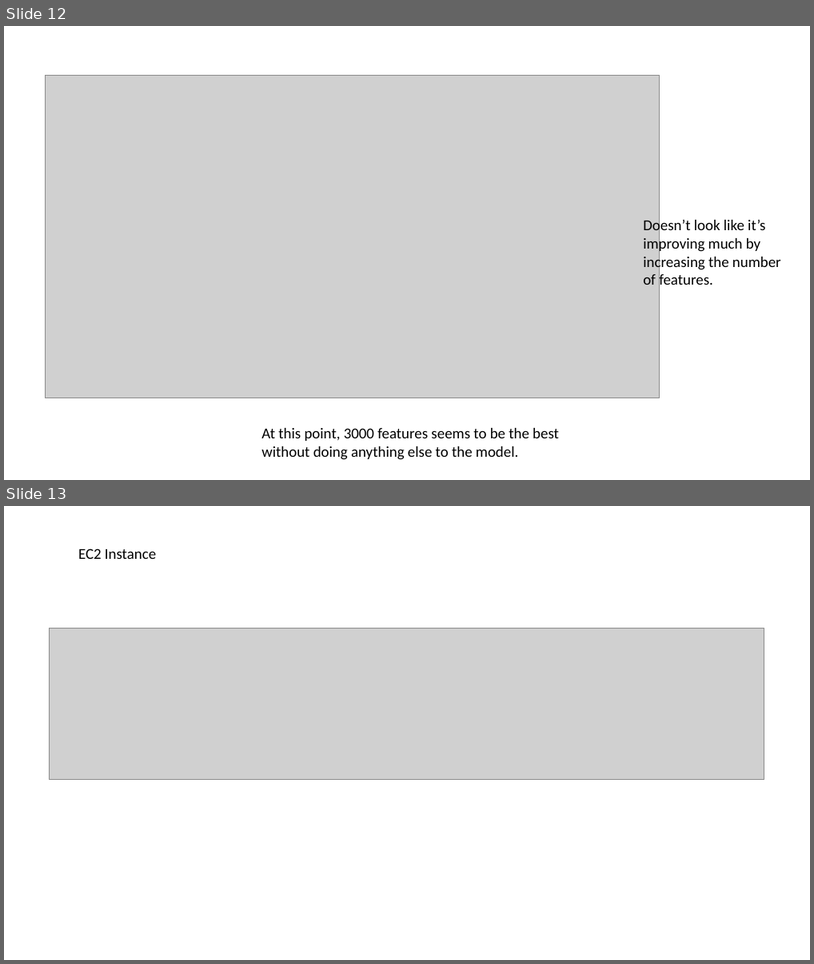
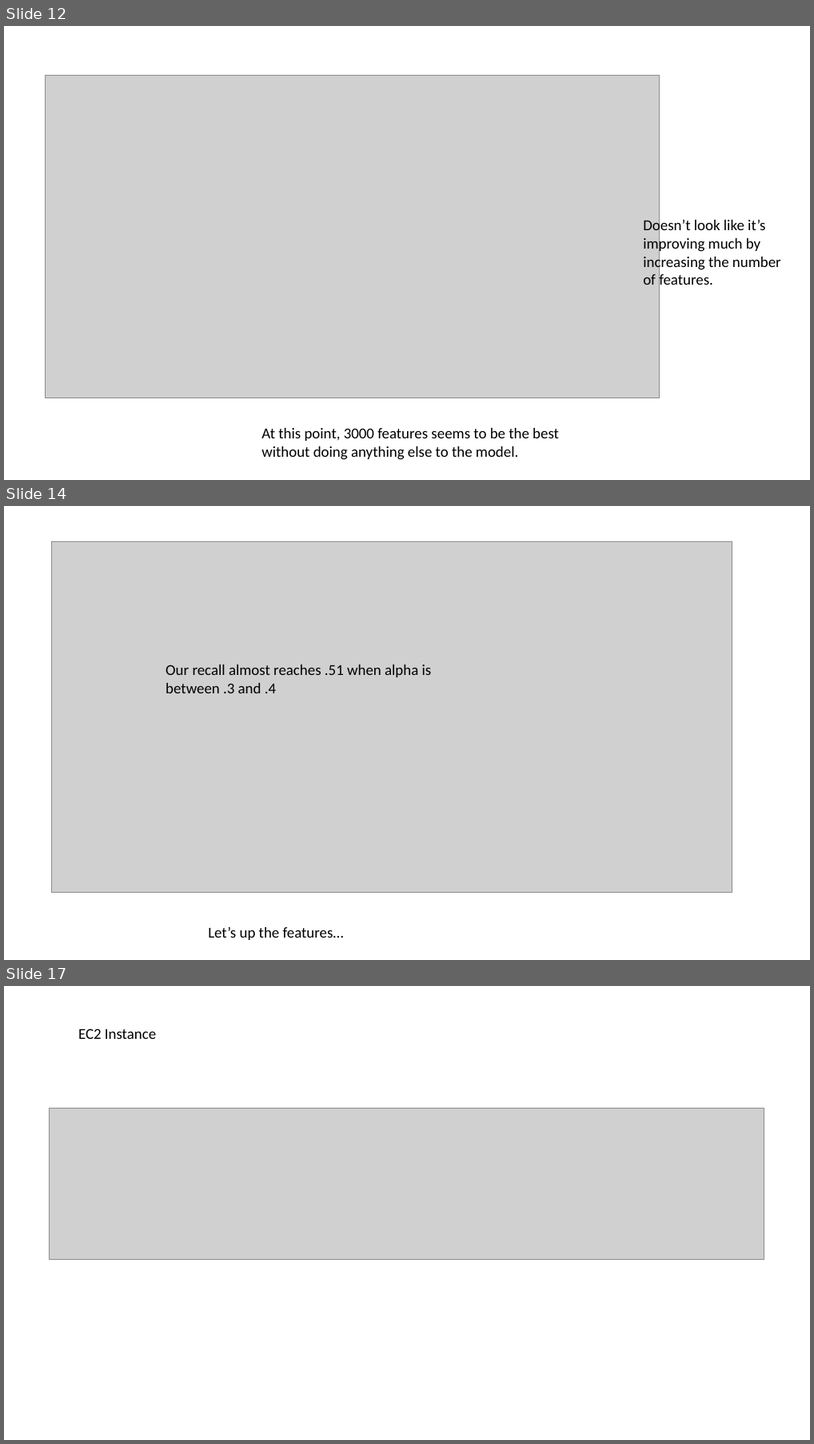
Before and after one commit to BruceZu/galvanize_capstone, a slide deck: Galvanize Capstone Process.pptx. Shown one above the other, each under a label of ours: slides 12 and 13 before the commit, slides 12, 14 and 17 after it; the slides between them are not shown. The pictures are 814x964 and 814x1444 pixels, drawn with LibreOffice and Linux fonts; fonts in the diff are those of the drawing; grey boxes stand for pictures. Boxes give left, top, right and bottom in pixels: in the first picture for what was removed or moved away, otherwise in the second. Text is boxed around its words. In the diff, an @@ line names an element or a change of style, - is before the commit and + after.

Commit message:
modeled with tfidf and multinomial nb, exploration with max_features and alpha

```diff
--- a/Galvanize Capstone Process.pptx
+++ b/Galvanize Capstone Process.pptx
@@ slide 14 added at (4,506,810,960), background #FFFFFF @@
@@ picture added at (52,542,732,892) @@
@@ text added at (166,664,432,693), 18 pt, text #000000 @@
+Our recall almost reaches .51 when alpha is between .3 and .4
@@ text added at (208,927,344,940), 18 pt, text #000000 @@
+Let’s up the features…
@@ what was slide 13 is now slide 17 @@
```
Also in this commit, not shown: 3 other slides added, 2 other files.
